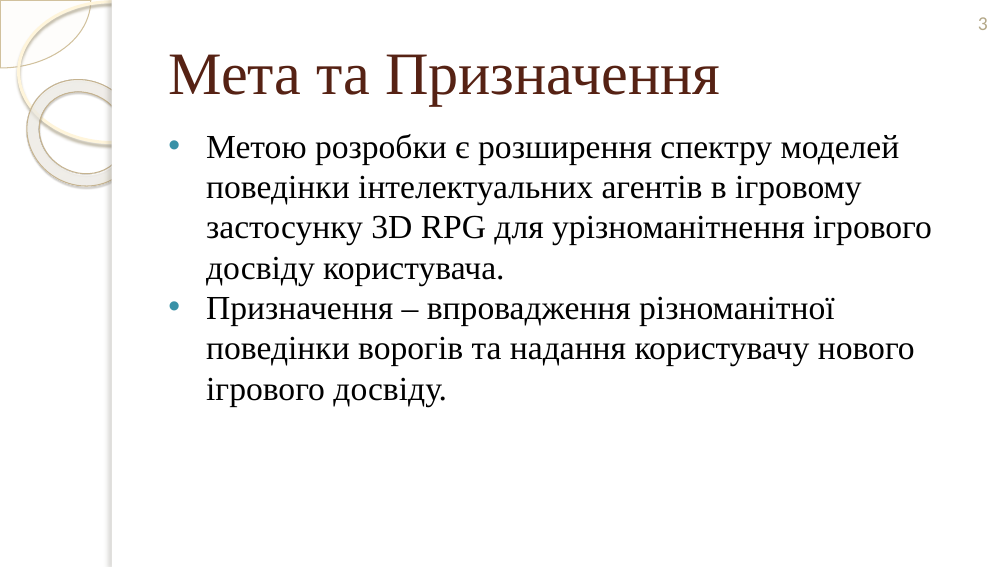
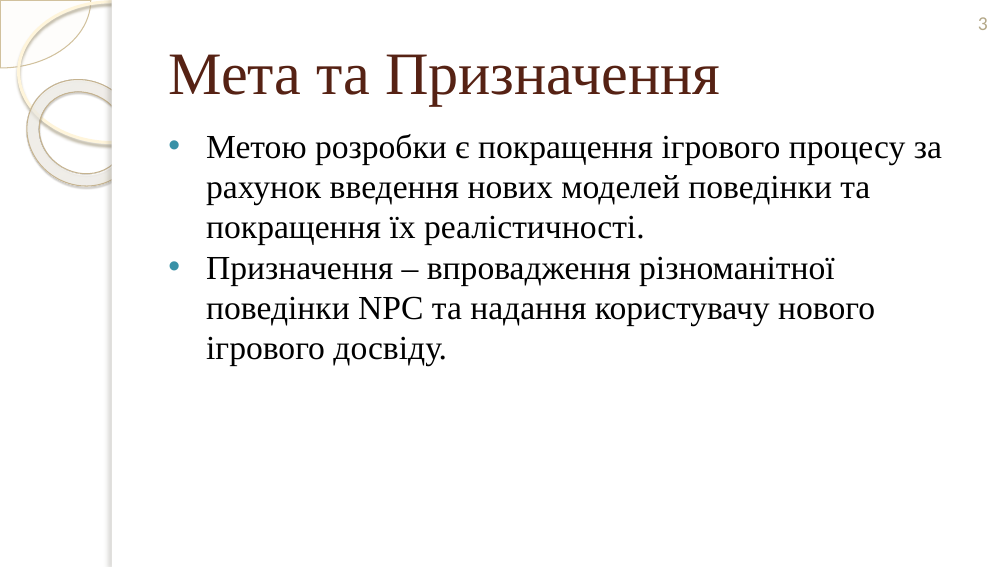
Before and after one commit to mcmcmax437/3D-RPG-Diploma-Thesis, a slide deck: slide 3 of Documents/Презентація/Презентація_Терешкович_ІТ-02_Захист.pptx. Drawn at 1008x567 pixels with LibreOffice and Linux fonts; fonts in the diff are those of the drawing; background and template pictures are left out. Boxes give left, top, right and bottom in pixels: in the first picture for what was removed or moved away, otherwise in the second. Text is boxed around its words. In the diff, an @@ line names an element or a change of style, - is before the commit and + after.

```diff
--- a/Documents/Презентація/Презентація_Терешкович_ІТ-02_Захист.pptx
+++ b/Documents/Презентація/Презентація_Терешкович_ІТ-02_Захист.pptx
@@ text at (206, 134, 942, 366): text changed @@
-• Метою розробки є розширення спектру моделей поведінки інтелектуальних агентів в ігровому застосунку 3D RPG для урізноманітнення ігрового досвіду користувача.
-• Призначення – впровадження різноманітної поведінки ворогів та надання користувачу нового ігрового досвіду.
+• Метою розробки є покращення ігрового процесу за рахунок введення нових моделей поведінки та покращення їх реалістичності.
+• Призначення – впровадження різноманітної поведінки NPC та надання користувачу нового ігрового досвіду.
```
Also in this commit, not shown: 6 other slides changed, 1 slide added, 5 slides removed, 22 other files.
